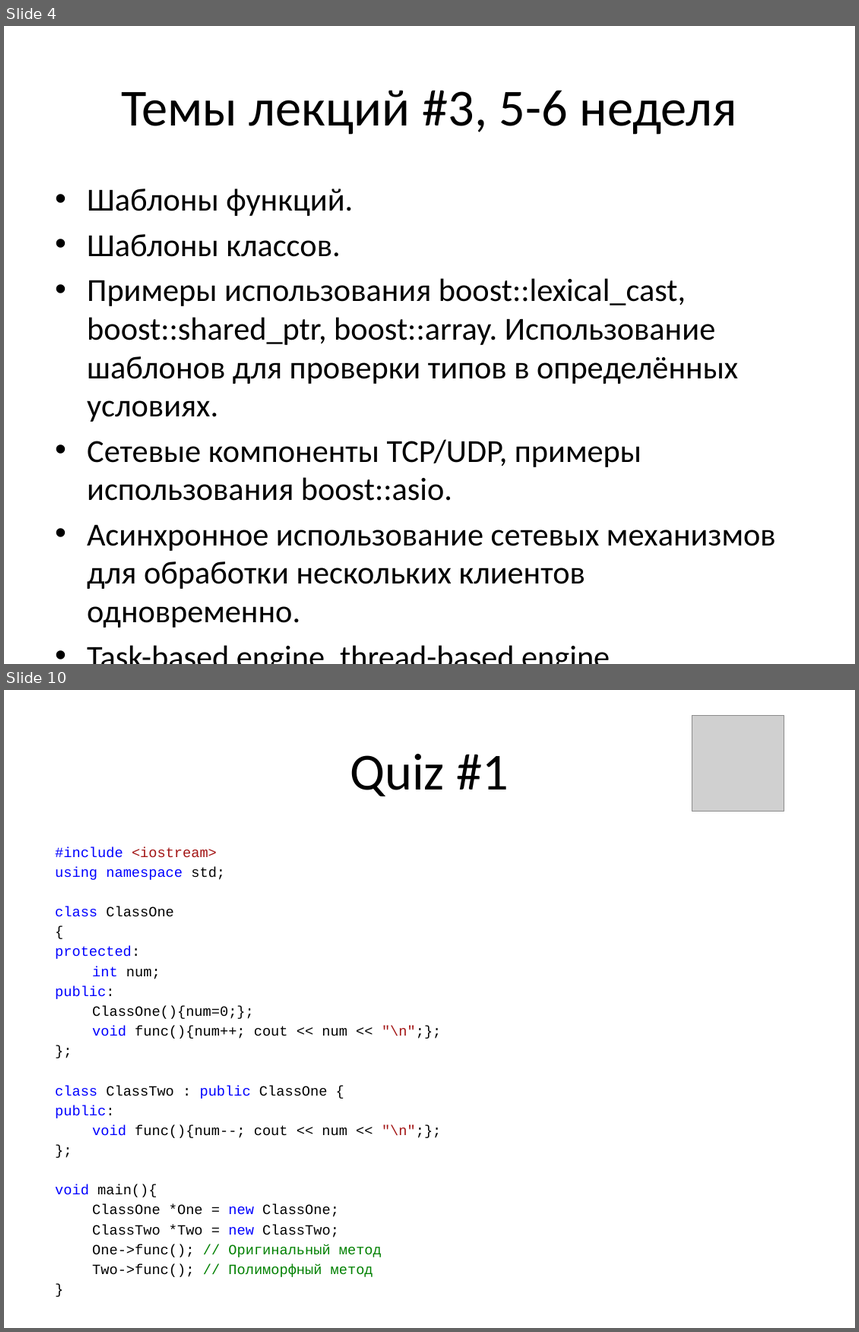
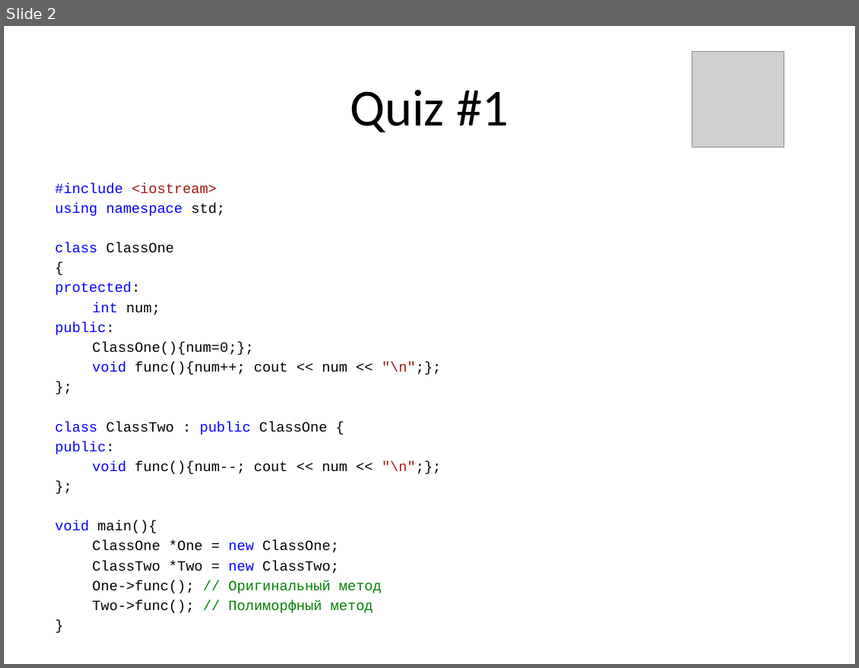
Before and after one commit to marozau/cpp_craft_0314, a slide deck: lections/1/cpp_craft_lec_1.pptx. Shown one above the other, each under a label of ours: slides 4 and 10 before the commit, slide 2 after it; the slides between them are not shown. The pictures are 859x1332 and 859x668 pixels, drawn with LibreOffice and Linux fonts; fonts in the diff are those of the drawing; grey boxes stand for pictures. Boxes give left, top, right and bottom in pixels: in the first picture for what was removed or moved away, otherwise in the second. Text is boxed around its words. In the diff, an @@ line names an element or a change of style, - is before the commit and + after.

```diff
--- a/lections/1/cpp_craft_lec_1.pptx
+++ b/lections/1/cpp_craft_lec_1.pptx
@@ slide 4 removed at bbox=[4, 26, 855, 664], background #FFFFFF @@
@@ title removed at bbox=[122, 90, 738, 135] @@
-Темы лекций #3, 5-6 неделя
@@ text removed at bbox=[87, 189, 776, 589] @@
-• Шаблоны функций.
-• Шаблоны классов.
-• Примеры использования boost::lexical_cast, boost::shared_ptr, boost::array. Использование шаблонов для проверки типов в определённых условиях.
-• Сетевые компоненты TCP/UDP, примеры использования boost::asio.
-• Асинхронное использование сетевых механизмов для обработки нескольких клиентов одновременно.
-• Task-based engine, thread-based engine.
@@ what was slide 10 is now slide 2 @@
```
Also in this commit, not shown: 1 slide added, 8 other slides removed, 1 other file.
